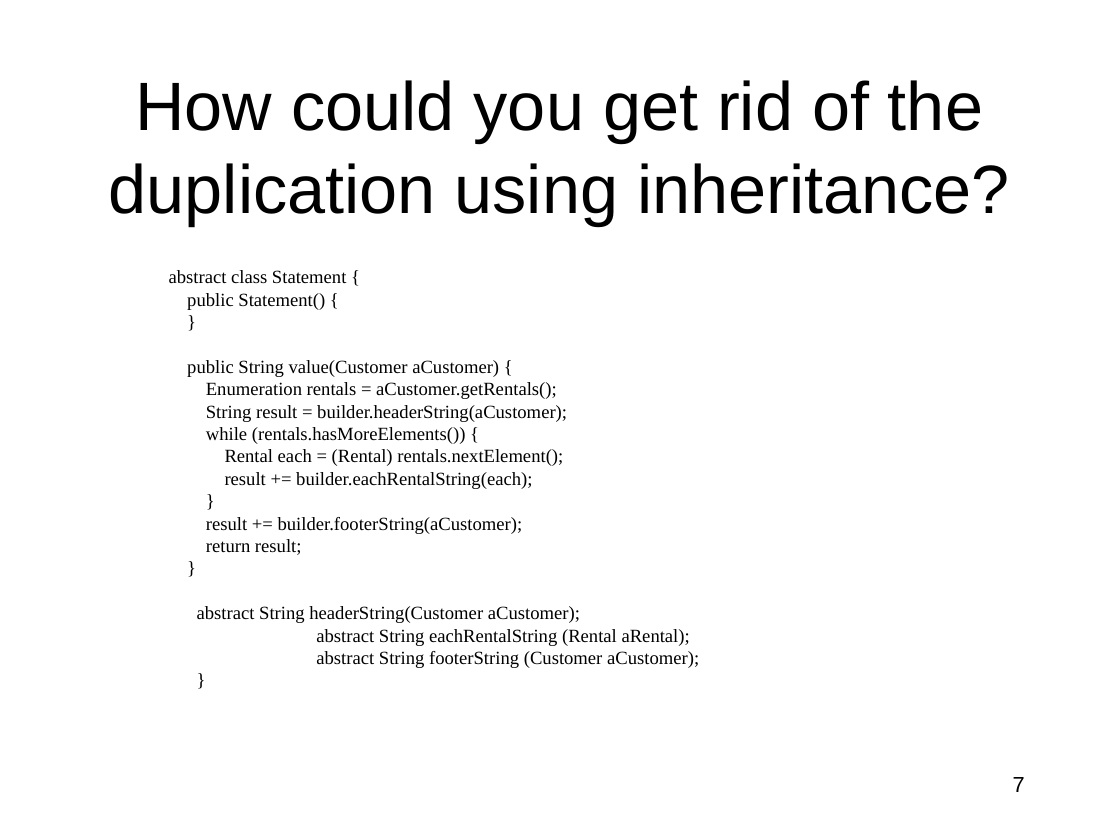
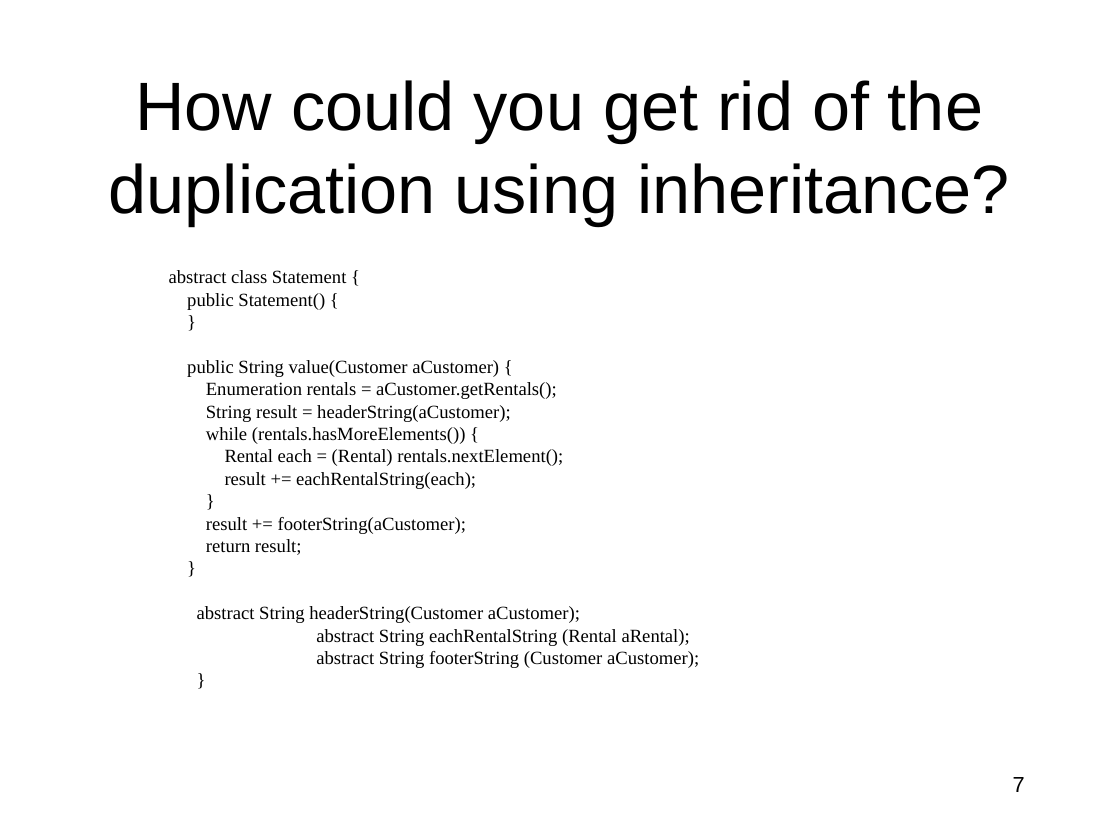
Before and after one commit to byucs340ta/class-lectures, a slide deck: slide 7 of Lecture26-TemplateMethod/notes/rodham/Inheritance-Template_Method.pptx. Drawn at 1120x840 pixels with LibreOffice and Linux fonts; fonts in the diff are those of the drawing. Boxes give left, top, right and bottom in pixels: in the first picture for what was removed or moved away, otherwise in the second. Text is boxed around its words. In the diff, an @@ line names an element or a change of style, - is before the commit and + after.

```diff
--- a/Lecture26-TemplateMethod/notes/rodham/Inheritance-Template_Method.pptx
+++ b/Lecture26-TemplateMethod/notes/rodham/Inheritance-Template_Method.pptx
@@ text at <box>206,405,510,422</box>: text changed @@
-String result = builder.headerString(aCustomer);
+String result = headerString(aCustomer);
@@ text at <box>225,472,476,489</box>: text changed @@
-result += builder.eachRentalString(each);
+result += eachRentalString(each);
@@ text at <box>206,517,466,534</box>: text changed @@
-result += builder.footerString(aCustomer);
+result += footerString(aCustomer);
```
Also in this commit, not shown: 4 other files.
